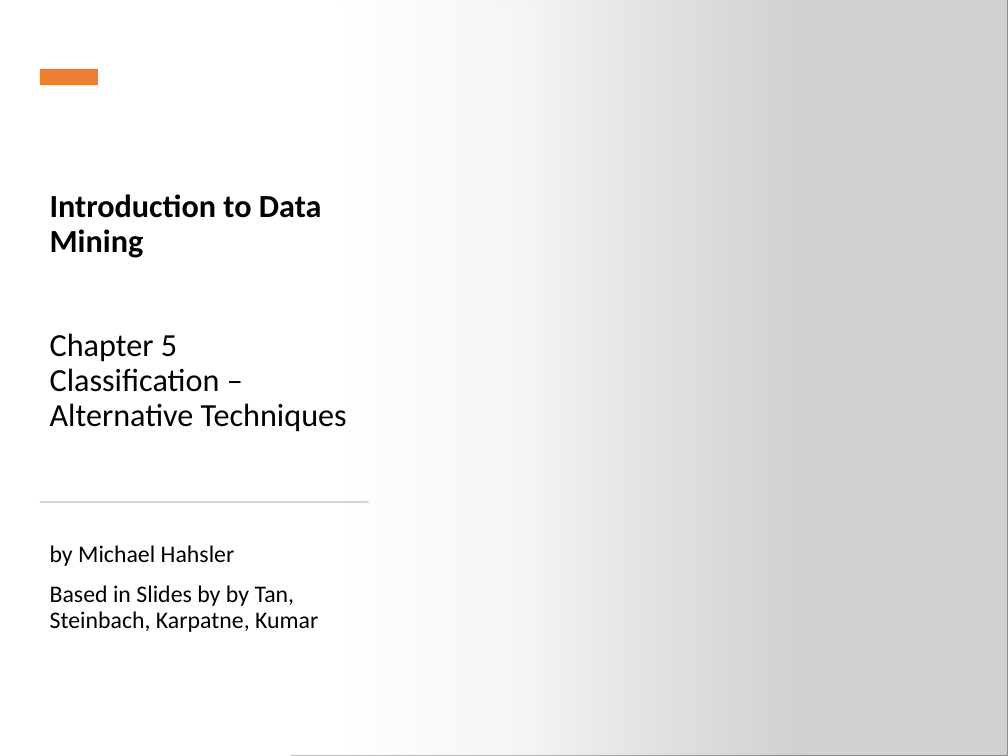
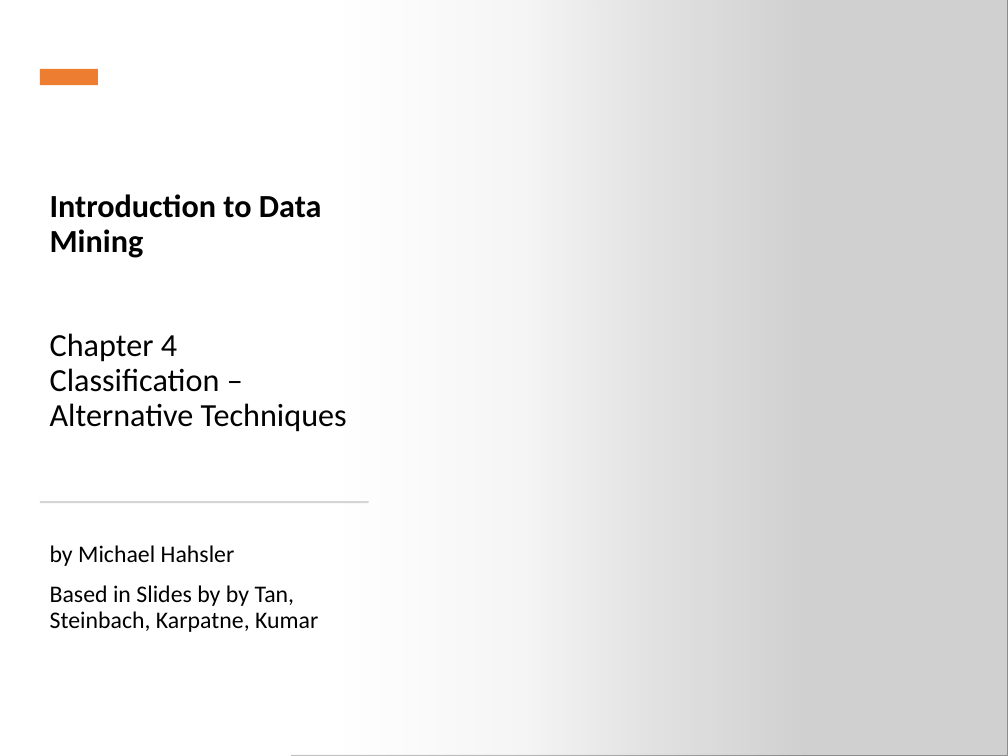
Before and after one commit to mhahsler/Introduction_to_Data_Mining_R_Examples, a slide deck: slide 1 of slides/chap4_alternative_classification.pptx. Drawn at 1008x756 pixels with LibreOffice and Linux fonts; fonts in the diff are those of the drawing; grey boxes stand for pictures. Boxes give left, top, right and bottom in pixels: in the first picture for what was removed or moved away, otherwise in the second. Text is boxed around its words. In the diff, an @@ line names an element or a change of style, - is before the commit and + after.

Commit message:
Fixed chapter numbers.

```diff
--- a/slides/chap4_alternative_classification.pptx
+++ b/slides/chap4_alternative_classification.pptx
@@ title at [50, 194, 347, 432]: text changed @@
-Introduction to Data Mining
-Chapter 5
-Classification –
-Alternative Techniques
+Introduction to Data Mining
+Chapter 4
+Classification –
+Alternative Techniques
```
Also in this commit, not shown: 4 other files.
